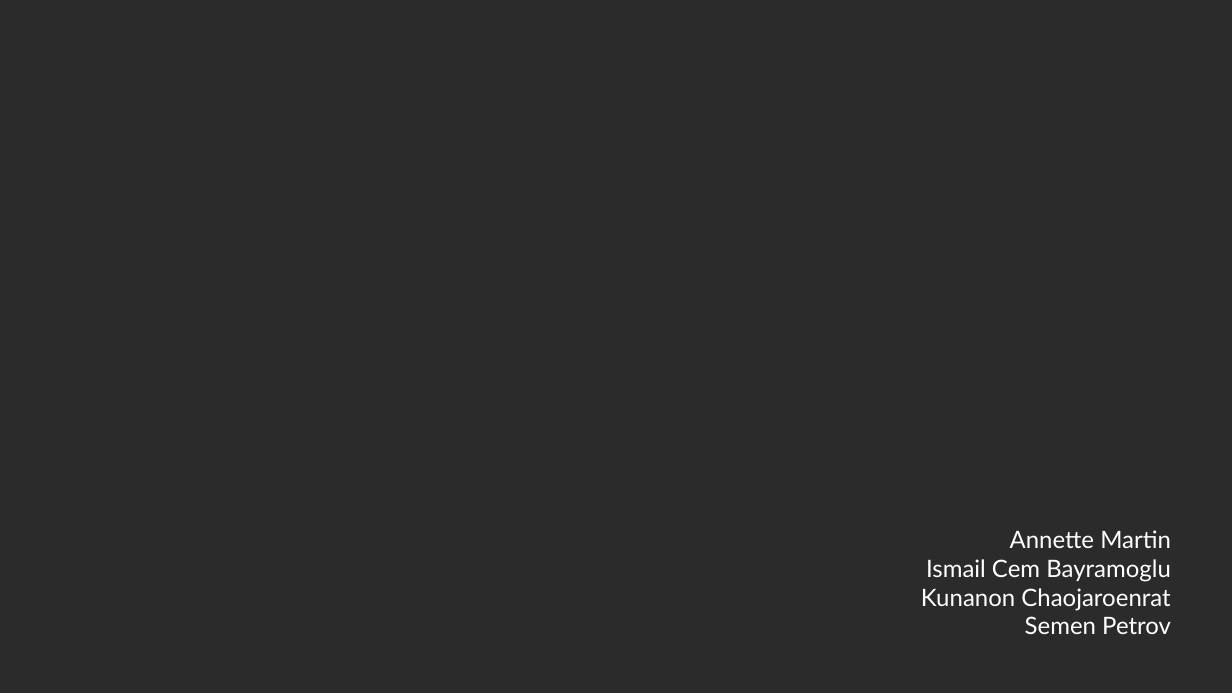
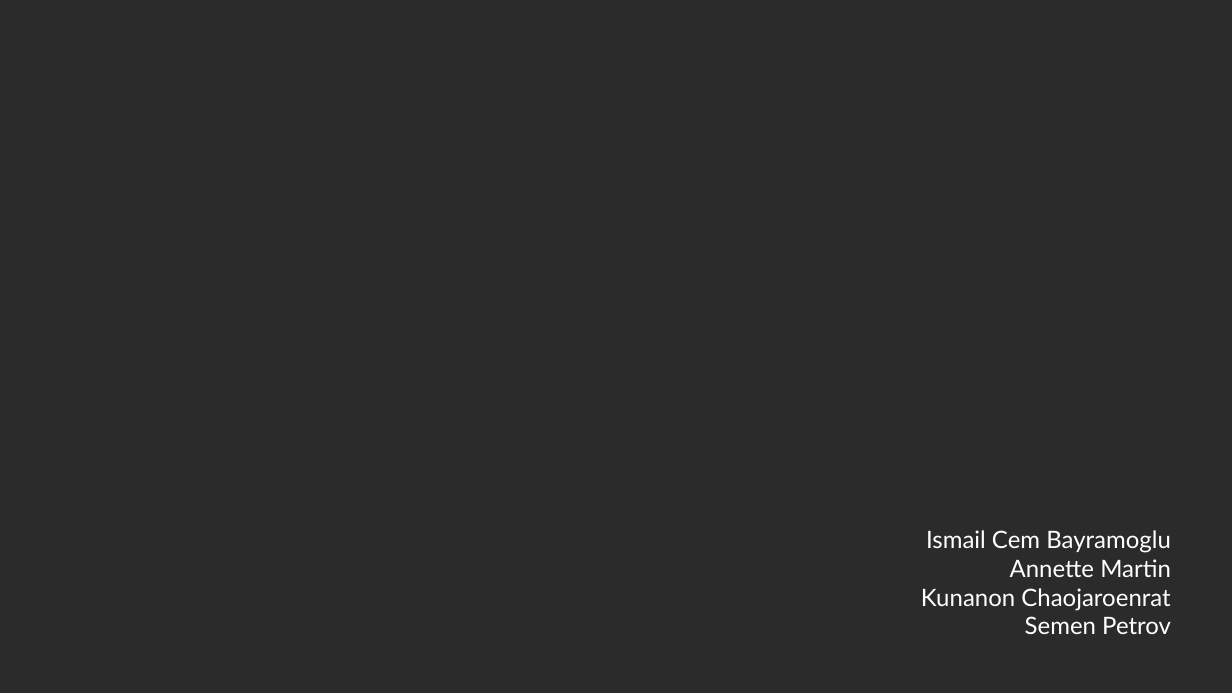
Before and after one commit to annhmartin/Decision-Support-Structure, a slide deck: slide 1 of Twitch Final Presentation.pptx. Drawn at 1232x693 pixels with LibreOffice and Linux fonts; fonts in the diff are those of the drawing; background and template pictures are left out; a plain dark background stands for a picture behind light text. Boxes give left, top, right and bottom in pixels: in the first picture for what was removed or moved away, otherwise in the second. Text is boxed around its words. In the diff, an @@ line names an element or a change of style, - is before the commit and + after.

```diff
--- a/Twitch Final Presentation.pptx
+++ b/Twitch Final Presentation.pptx
@@ title at <box>926,530,1171,553</box>: paragraph added @@
+Ismail Cem Bayramoglu
@@ title at <box>926,559,1171,582</box>: paragraph removed @@
-Ismail Cem Bayramoglu
```
